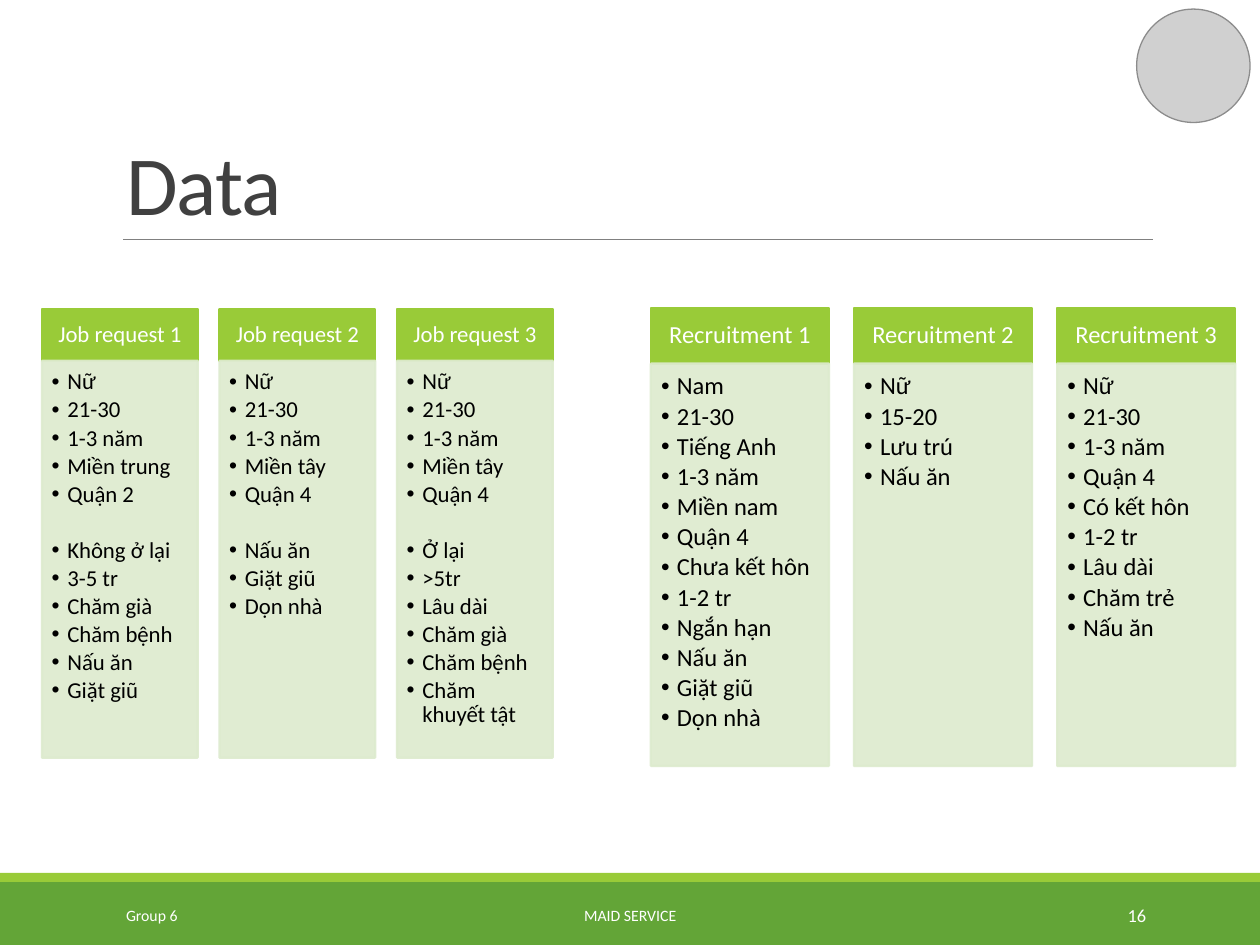
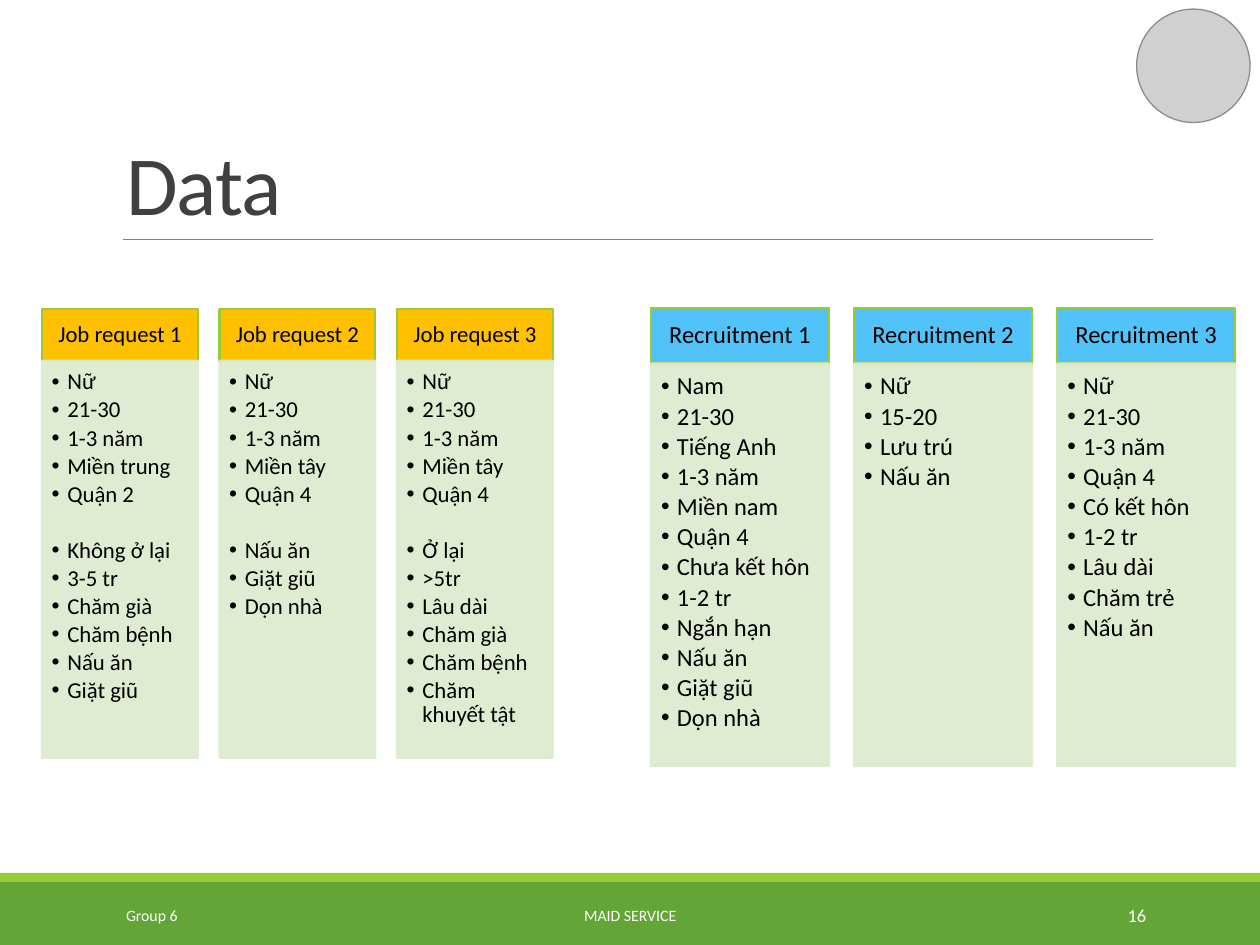
Before and after one commit to TuanBT/ms-website, a slide deck: slide 16 of Presentation/MS_Slide.pptx. Drawn at 1260x945 pixels with LibreOffice and Linux fonts; fonts in the diff are those of the drawing; grey boxes stand for pictures. Boxes give left, top, right and bottom in pixels: in the first picture for what was removed or moved away, otherwise in the second. Text is boxed around its words. In the diff, an @@ line names an element or a change of style, - is before the commit and + after.

```diff
--- a/Presentation/MS_Slide.pptx
+++ b/Presentation/MS_Slide.pptx
@@ fill #99CB38 to #FFC000 in 3 elements at (42, 309, 198, 360), (219, 309, 375, 360), (397, 309, 553, 360) @@
@@ text colour #FFFFFF to #000000 in 6 elements at (58, 326, 182, 346), (236, 326, 359, 346), (413, 326, 537, 346), (669, 326, 810, 344), (872, 326, 1013, 344), (1075, 326, 1216, 344) @@
@@ fill #99CB38 to #51C3F9 in 3 elements at (651, 307, 829, 363), (854, 307, 1032, 363), (1057, 307, 1235, 363) @@
```
Also in this commit, not shown: 10 other slides changed.
